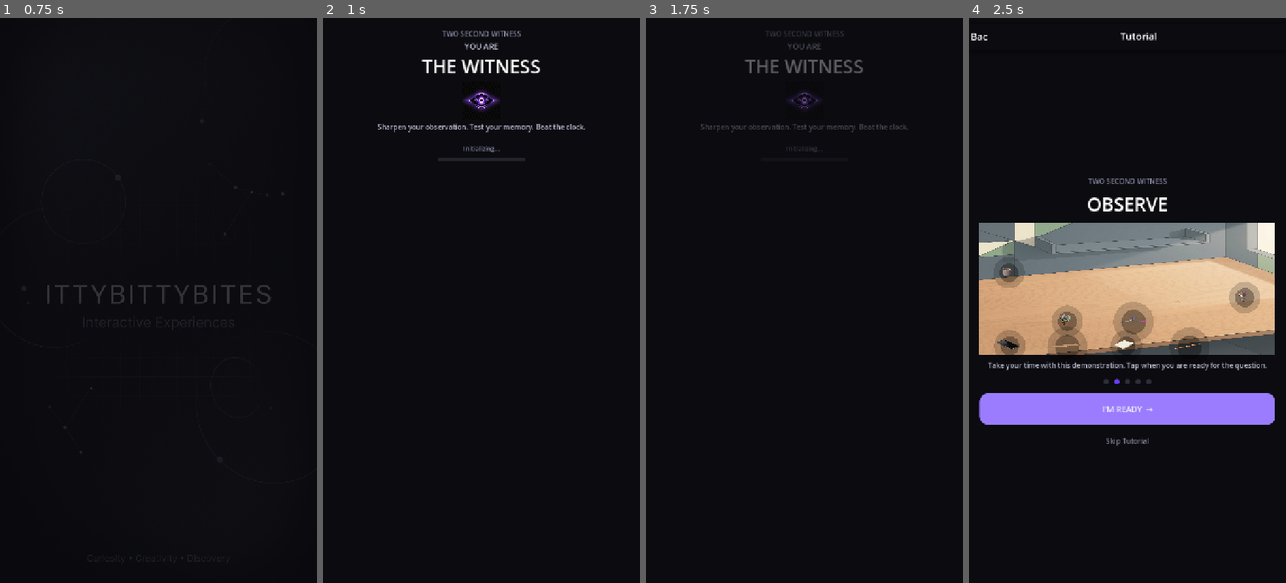
Above: before the commit, frames 1-4 (left to right).
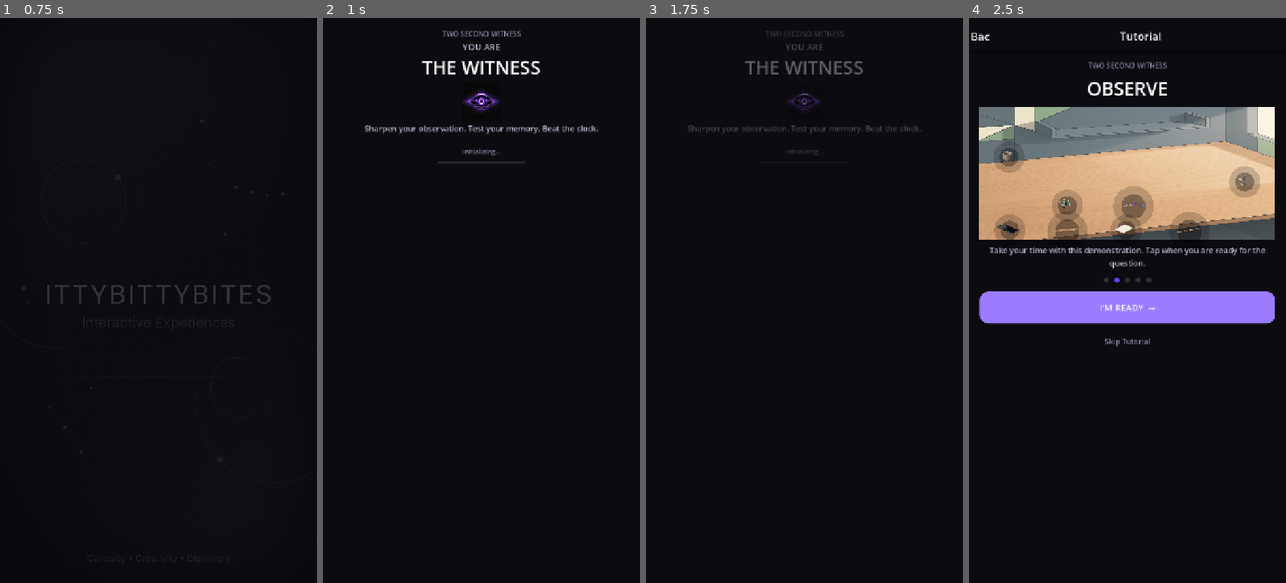
Above: after the commit, the same moments.

Repository: ITTYBITTYBITES/2-second-witness-mobile
Game: Godot game, scene res://src/ui/shell/AppShell.tscn
Same seed, same stepped clock (60 frames per second), same inputs: the game is played once before the commit and once after it.
Inputs (mouse positions are in pixels of both pictures, inside the frame that each line leads up to):
- Up to frame 1 (0.75 s): tap Enter at 0.5 s; move the mouse to (228, 272) at 0.52 s; click (228, 272) at 0.67 s
- Up to frame 2 (1 s): no input
- Up to frame 3 (1.75 s): tap Space at 1.25 s; drag from (741, 328) to (788, 413) at 1.27 s
- Up to frame 4 (2.5 s): click "SHOW ME →" at 2 s

Frame 1 is identical in both runs. In frame 2, 1.6% of the frame differs, in the area x 13-87%, y 4-26%; in frame 3, 0.7%; in frame 4, 47%, in the area x 0-97%, y 2-76%.

Commit message:
Phase 0.5: add mobile layout foundation
Co-authored-by: arena-agent <297053741+arena-agent@users.noreply.github.com>

Diff:
--- a/app/src/systems/theme/ThemeService.gd
+++ b/app/src/systems/theme/ThemeService.gd
@@ -47,19 +47,19 @@
 	"spacing_md": 16,
 	"spacing_lg": 24,
 	"spacing_xl": 32,
-	"touch_target_min": 48,
+	"touch_target_min": 56,
 	"safe_area_top": 0,
 	"safe_area_bottom": 0,
 	"typography": {
-		"display": {"size": 34, "weight": 700},
-		"headline": {"size": 26, "weight": 700},
-		"title": {"size": 22, "weight": 600},
-		"body": {"size": 18, "weight": 400},
-		"body_small": {"size": 16, "weight": 400},
-		"caption": {"size": 14, "weight": 500},
-		"label": {"size": 16, "weight": 600},
-		"label_small": {"size": 14, "weight": 600},
-		"button": {"size": 18, "weight": 600}
+		"display": {"size": 38, "weight": 700},
+		"headline": {"size": 30, "weight": 700},
+		"title": {"size": 25, "weight": 600},
+		"body": {"size": 20, "weight": 400},
+		"body_small": {"size": 18, "weight": 400},
+		"caption": {"size": 15, "weight": 500},
+		"label": {"size": 17, "weight": 600},
+		"label_small": {"size": 15, "weight": 600},
+		"button": {"size": 20, "weight": 600}
 	}
 }
 
@@ -96,19 +96,19 @@
 	"spacing_md": 16,
 	"spacing_lg": 24,
 	"spacing_xl": 32,
-	"touch_target_min": 48,
+	"touch_target_min": 56,
 	"safe_area_top": 0,
 	"safe_area_bottom": 0,
 	"typography": {
-		"display": {"size": 34, "weight": 700},
-		"headline": {"size": 26, "weight": 700},
-		"title": {"size": 22, "weight": 600},
-		"body": {"size": 18, "weight": 400},
-		"body_small": {"size": 16, "weight": 400},
-		"caption": {"size": 14, "weight": 500},
-		"label": {"size": 16, "weight": 600},
-		"label_small": {"size": 14, "weight": 600},
-		"button": {"size": 18, "weight": 600}
+		"display": {"size": 38, "weight": 700},
+		"headline": {"size": 30, "weight": 700},
+		"title": {"size": 25, "weight": 600},
+		"body": {"size": 20, "weight": 400},
+		"body_small": {"size": 18, "weight": 400},
+		"caption": {"size": 15, "weight": 500},
+		"label": {"size": 17, "weight": 600},
+		"label_small": {"size": 15, "weight": 600},
+		"button": {"size": 20, "weight": 600}
 	}
 }
 
--- a/app/src/ui/components/AppCard.gd
+++ b/app/src/ui/components/AppCard.gd
@@ -11,7 +11,7 @@
 ## Or in a .tscn: set script = ExtResource("AppCard.gd") on a PanelContainer
 
 @export var elevated: bool = false
-@export var padding: int = 16  # 16 = standard, use 24 for hero cards
+@export var padding: int = 20  # mobile standard; use 28 for hero cards
 
 func _ready() -> void:
 	_apply_theme()
--- a/app/src/ui/components/DailyExperienceCard.gd
+++ b/app/src/ui/components/DailyExperienceCard.gd
@@ -179,7 +179,7 @@
 	start_button.add_theme_stylebox_override("focus", hover)
 	start_button.add_theme_color_override("font_color", tokens.get("text_on_primary", Color.WHITE))
 	start_button.add_theme_font_size_override("font_size", ThemeService.get_font_size("button") if ThemeService else 18)
-	start_button.custom_minimum_size.y = 64
+	start_button.custom_minimum_size.y = 72
 
 func _on_start_pressed() -> void:
 	if _data.is_empty() or start_button.disabled:
--- a/app/src/ui/components/DailyExperienceCard.tscn
+++ b/app/src/ui/components/DailyExperienceCard.tscn
@@ -3,25 +3,25 @@
 [ext_resource type="Script" path="res://src/ui/components/DailyExperienceCard.gd" id="1_script"]
 
 [node name="DailyExperienceCard" type="PanelContainer"]
-custom_minimum_size = Vector2(0, 220)
+custom_minimum_size = Vector2(0, 320)
 layout_mode = 2
 size_flags_horizontal = 3
 script = ExtResource("1_script")
 
 [node name="Margin" type="MarginContainer" parent="."]
 layout_mode = 2
-theme_override_constants/margin_left = 20
-theme_override_constants/margin_right = 20
-theme_override_constants/margin_top = 20
-theme_override_constants/margin_bottom = 20
+theme_override_constants/margin_left = 24
+theme_override_constants/margin_right = 24
+theme_override_constants/margin_top = 24
+theme_override_constants/margin_bottom = 24
 
 [node name="VBox" type="VBoxContainer" parent="Margin"]
 layout_mode = 2
-theme_override_constants/separation = 12
+theme_override_constants/separation = 16
 
 [node name="Header" type="HBoxContainer" parent="Margin/VBox"]
 layout_mode = 2
-theme_override_constants/separation = 12
+theme_override_constants/separation = 16
 
 [node name="EyeIcon" type="TextureRect" parent="Margin/VBox/Header"]
 custom_minimum_size = Vector2(36, 36)
@@ -50,7 +50,7 @@
 autowrap_mode = 3
 
 [node name="ScenePreview" type="PanelContainer" parent="Margin/VBox"]
-custom_minimum_size = Vector2(0, 88)
+custom_minimum_size = Vector2(0, 128)
 layout_mode = 2
 
 [node name="PreviewMargin" type="MarginContainer" parent="Margin/VBox/ScenePreview"]
@@ -83,7 +83,7 @@
 size_flags_horizontal = 3
 
 [node name="StartButton" type="Button" parent="Margin/VBox"]
-custom_minimum_size = Vector2(0, 64)
+custom_minimum_size = Vector2(0, 72)
 layout_mode = 2
 text = "START WITNESS ROUND"
 focus_mode = 2
--- a/app/src/ui/components/ExperienceCard.gd
+++ b/app/src/ui/components/ExperienceCard.gd
@@ -67,7 +67,7 @@
 	if ThemeService:
 		ThemeService.apply_label_style(title_label, "title", "text_primary")
 		favorite_button.flat = true
-		favorite_button.custom_minimum_size = Vector2(48, 48)
+		favorite_button.custom_minimum_size = Vector2(56, 56)
 		favorite_button.add_theme_font_size_override("font_size", ThemeService.get_font_size("title"))
 		favorite_button.add_theme_color_override("font_color", tokens.get("warning", Color("#FFC84D")))
 		ThemeService.apply_label_style(lock_label, "label_small", "warning")
@@ -98,10 +98,10 @@
 	normal.corner_radius_top_right = 12
 	normal.corner_radius_bottom_left = 12
 	normal.corner_radius_bottom_right = 12
-	normal.content_margin_left = 14
-	normal.content_margin_right = 14
-	normal.content_margin_top = 10
-	normal.content_margin_bottom = 10
+	normal.content_margin_left = 18
+	normal.content_margin_right = 18
+	normal.content_margin_top = 13
+	normal.content_margin_bottom = 13
 	var hover: StyleBoxFlat = normal.duplicate()
 	hover.bg_color = normal.bg_color.lightened(0.08)
 	var pressed: StyleBoxFlat = normal.duplicate()
@@ -112,9 +112,10 @@
 	button.add_theme_stylebox_override("focus", hover)
 	button.add_theme_color_override("font_color", tokens.get("text_primary", Color.WHITE))
 	button.autowrap_mode = TextServer.AUTOWRAP_WORD_SMART
+	button.custom_minimum_size.y = maxf(button.custom_minimum_size.y, 60.0)
 	button.add_theme_font_size_override(
 		"font_size",
-		ThemeService.get_scaled_size(14) if ThemeService else 14
+		ThemeService.get_font_size("label") if ThemeService else 17
 	)
 
 func _style_mastery_bar(tokens: Dictionary) -> void:
--- a/app/src/ui/components/ExperienceCard.tscn
+++ b/app/src/ui/components/ExperienceCard.tscn
@@ -3,24 +3,24 @@
 [ext_resource type="Script" path="res://src/ui/components/ExperienceCard.gd" id="1_script"]
 
 [node name="ExperienceCard" type="PanelContainer"]
-custom_minimum_size = Vector2(0, 360)
+custom_minimum_size = Vector2(0, 448)
 layout_mode = 2
 size_flags_horizontal = 3
 script = ExtResource("1_script")
 
 [node name="Margin" type="MarginContainer" parent="."]
 layout_mode = 2
-theme_override_constants/margin_left = 16
-theme_override_constants/margin_right = 16
-theme_override_constants/margin_top = 16
-theme_override_constants/margin_bottom = 16
+theme_override_constants/margin_left = 22
+theme_override_constants/margin_right = 22
+theme_override_constants/margin_top = 22
+theme_override_constants/margin_bottom = 22
 
 [node name="VBox" type="VBoxContainer" parent="Margin"]
 layout_mode = 2
-theme_override_constants/separation = 10
+theme_override_constants/separation = 14
 
 [node name="Artwork" type="TextureRect" parent="Margin/VBox"]
-custom_minimum_size = Vector2(0, 144)
+custom_minimum_size = Vector2(0, 176)
 layout_mode = 2
 size_flags_horizontal = 3
 expand_mode = 1
@@ -28,7 +28,7 @@
 
 [node name="HeaderRow" type="HBoxContainer" parent="Margin/VBox"]
 layout_mode = 2
-theme_override_constants/separation = 10
+theme_override_constants/separation = 14
 
 [node name="Title" type="Label" parent="Margin/VBox/HeaderRow"]
 layout_mode = 2
@@ -37,7 +37,7 @@
 autowrap_mode = 3
 
 [node name="FavoriteButton" type="Button" parent="Margin/VBox/HeaderRow"]
-custom_minimum_size = Vector2(48, 48)
+custom_minimum_size = Vector2(56, 56)
 layout_mode = 2
 text = "☆"
 tooltip_text = "Add favorite"
@@ -71,7 +71,7 @@
 text = "0%"
 
 [node name="MasteryBar" type="ProgressBar" parent="Margin/VBox"]
-custom_minimum_size = Vector2(0, 8)
+custom_minimum_size = Vector2(0, 10)
 layout_mode = 2
 max_value = 100.0
 show_percentage = false
@@ -102,16 +102,16 @@
 
 [node name="BottomRow" type="HBoxContainer" parent="Margin/VBox"]
 layout_mode = 2
-theme_override_constants/separation = 10
+theme_override_constants/separation = 14
 
 [node name="TutorialButton" type="Button" parent="Margin/VBox/BottomRow"]
-custom_minimum_size = Vector2(0, 48)
+custom_minimum_size = Vector2(0, 60)
 layout_mode = 2
 size_flags_horizontal = 3
 text = "REPLAY TUTORIAL"
 
 [node name="PlayButton" type="Button" parent="Margin/VBox/BottomRow"]
-custom_minimum_size = Vector2(0, 48)
+custom_minimum_size = Vector2(0, 60)
 layout_mode = 2
 size_flags_horizontal = 3
 text = "PLAY NOW  →"
--- a/app/src/ui/components/ProgramCard.gd
+++ b/app/src/ui/components/ProgramCard.gd
@@ -54,7 +54,7 @@
 		ThemeService.apply_label_style(description_label, "body_small", "text_secondary")
 		ThemeService.apply_label_style(detail_label, "caption", "text_secondary")
 		ThemeService.apply_typography(action_button, "button")
-	action_button.custom_minimum_size.y = 52
+	action_button.custom_minimum_size.y = 64
 	action_button.add_theme_color_override("font_color", tokens.get("text_primary", Color.WHITE))
 	var button_style := StyleBoxFlat.new()
 	button_style.bg_color = Color(accent, 0.28) if bool(program.get("available", false)) else tokens.get("background_tertiary", Color("#24242C"))
--- a/app/src/ui/components/ProgramCard.tscn
+++ b/app/src/ui/components/ProgramCard.tscn
@@ -3,24 +3,24 @@
 [ext_resource type="Script" path="res://src/ui/components/ProgramCard.gd" id="1_script"]
 
 [node name="ProgramCard" type="PanelContainer"]
-custom_minimum_size = Vector2(0, 320)
+custom_minimum_size = Vector2(0, 392)
 layout_mode = 2
 size_flags_horizontal = 3
 script = ExtResource("1_script")
 
 [node name="Margin" type="MarginContainer" parent="."]
 layout_mode = 2
-theme_override_constants/margin_left = 16
-theme_override_constants/margin_right = 16
-theme_override_constants/margin_top = 16
-theme_override_constants/margin_bottom = 16
+theme_override_constants/margin_left = 22
+theme_override_constants/margin_right = 22
+theme_override_constants/margin_top = 22
+theme_override_constants/margin_bottom = 22
 
 [node name="VBox" type="VBoxContainer" parent="Margin"]
 layout_mode = 2
-theme_override_constants/separation = 10
+theme_override_constants/separation = 14
 
 [node name="Artwork" type="TextureRect" parent="Margin/VBox"]
-custom_minimum_size = Vector2(0, 116)
+custom_minimum_size = Vector2(0, 152)
 layout_mode = 2
 size_flags_horizontal = 3
 expand_mode = 1
@@ -28,7 +28,7 @@
 
 [node name="Header" type="HBoxContainer" parent="Margin/VBox"]
 layout_mode = 2
-theme_override_constants/separation = 10
+theme_override_constants/separation = 14
 
 [node name="Title" type="Label" parent="Margin/VBox/Header"]
 layout_mode = 2
@@ -48,7 +48,7 @@
 max_lines_visible = 2
 
 [node name="ProgressBar" type="ProgressBar" parent="Margin/VBox"]
-custom_minimum_size = Vector2(0, 8)
+custom_minimum_size = Vector2(0, 10)
 layout_mode = 2
 max_value = 3.0
 show_percentage = false
@@ -59,6 +59,6 @@
 autowrap_mode = 3
 
 [node name="ActionButton" type="Button" parent="Margin/VBox"]
-custom_minimum_size = Vector2(0, 52)
+custom_minimum_size = Vector2(0, 64)
 layout_mode = 2
 text = "START RUN"
--- a/app/src/ui/layout/ResponsiveLayout.gd
+++ b/app/src/ui/layout/ResponsiveLayout.gd
@@ -12,6 +12,7 @@
 ## This is a mobile game, not a responsive website. Screens must feel native.
 
 const DEFAULT_GUTTER: float = 20.0
+const MOBILE_BOTTOM_SCROLL_PADDING: float = 88.0
 ## Widths at or below this value get only the base edge gutter — no centering.
 ## 1280 sits above every common phone portrait logical width (incl. the 720
 ## design viewport and large phablets) while still catching tablet / foldable
@@ -20,7 +21,7 @@
 ## On very wide displays, keep content near the design width so cards and
 ## type remain comfortable. Only used when width > CENTERING_BREAKPOINT.
 const MAX_CONTENT_WIDTH: float = 720.0
-const MIN_TOUCH_TARGET: float = 48.0
+const MIN_TOUCH_TARGET: float = 56.0
 
 static func apply_centered_margin(
 	margin: MarginContainer,
@@ -48,6 +49,43 @@
 		return base_gutter
 	# Tablets / foldables / wide editor: center a design-width content column.
 	return maxf(base_gutter, (viewport_width - max_content_width) * 0.5)
+
+static func prepare_mobile_scroll(
+	scroll: ScrollContainer,
+	content: Control = null,
+	bottom_spacer: Control = null,
+	bottom_padding: float = MOBILE_BOTTOM_SCROLL_PADDING
+) -> void:
+	if scroll == null:
+		return
+	scroll.horizontal_scroll_mode = ScrollContainer.SCROLL_MODE_DISABLED
+	scroll.vertical_scroll_mode = ScrollContainer.SCROLL_MODE_AUTO
+	scroll.follow_focus = true
+	scroll.size_flags_horizontal = Control.SIZE_EXPAND_FILL
+	scroll.size_flags_vertical = Control.SIZE_EXPAND_FILL
+	var content_node: Control = content
+	if content_node == null:
+		for child: Node in scroll.get_children():
+			if child is Control:
+				content_node = child as Control
+				break
+	if content_node:
+		content_node.size_flags_horizontal = Control.SIZE_EXPAND_FILL
+		content_node.size_flags_vertical = Control.SIZE_SHRINK_BEGIN
+		content_node.custom_minimum_size.x = maxf(content_node.custom_minimum_size.x, scroll.size.x)
+	var spacer: Control = bottom_spacer
+	if spacer == null and content_node:
+		spacer = content_node.get_node_or_null("BottomSpacer") as Control
+	if spacer:
+		spacer.custom_minimum_size.y = maxf(spacer.custom_minimum_size.y, bottom_padding)
+
+static func prepare_scroll_descendants(node: Node) -> void:
+	if node == null:
+		return
+	if node is ScrollContainer:
+		prepare_mobile_scroll(node as ScrollContainer)
+	for child: Node in node.get_children():
+		prepare_scroll_descendants(child)
 
 static func scale_safe_area_insets(
 	safe_area: Rect2i,
--- a/app/src/ui/screens/ExperiencesScreen.gd
+++ b/app/src/ui/screens/ExperiencesScreen.gd
@@ -32,6 +32,7 @@
 
 func _apply_responsive_layout() -> void:
 	ResponsiveLayout.apply_centered_margin($MainMargin)
+	ResponsiveLayout.prepare_mobile_scroll(scroll, $MainMargin/Scroll/Content, $MainMargin/Scroll/Content/BottomSpacer)
 
 func _apply_theme() -> void:
 	var tokens: Dictionary = ThemeService.tokens if ThemeService else {}
--- a/app/src/ui/screens/HomeV2Screen.gd
+++ b/app/src/ui/screens/HomeV2Screen.gd
@@ -280,6 +280,11 @@
 
 func _apply_responsive_layout() -> void:
 	ResponsiveLayout.apply_centered_margin($MainMargin)
+	ResponsiveLayout.prepare_mobile_scroll(
+		$MainMargin/Scroll,
+		$MainMargin/Scroll/Content,
+		$MainMargin/Scroll/Content/BottomSpacer
+	)
 
 func _refresh_data() -> void:
 	var player_state: Dictionary = PlayerProgressService.get_player_state() if PlayerProgressService else {}
--- a/app/src/ui/screens/ProfileScreen.gd
+++ b/app/src/ui/screens/ProfileScreen.gd
@@ -75,6 +75,7 @@
 
 func _apply_responsive_layout() -> void:
 	ResponsiveLayout.apply_centered_margin($Margin)
+	ResponsiveLayout.prepare_mobile_scroll($Margin/Scroll, $Margin/Scroll/VBox, $Margin/Scroll/VBox/BottomSpacer)
 
 
 func _apply_theme() -> void:
--- a/app/src/ui/screens/ResultScreen.gd
+++ b/app/src/ui/screens/ResultScreen.gd
@@ -29,7 +29,13 @@
 	_ensure_wired()
 
 func _apply_responsive_layout() -> void:
-	ResponsiveLayout.apply_centered_margin($MainMargin, 16.0)
+	ResponsiveLayout.apply_centered_margin($MainMargin, 20.0)
+	ResponsiveLayout.prepare_mobile_scroll(
+		$MainMargin/Scroll,
+		$MainMargin/Scroll/Content,
+		$MainMargin/Scroll/Content/BottomSpacer,
+		104.0
+	)
 
 func _ensure_wired() -> void:
 	if replay_btn and not replay_btn.pressed.is_connected(_on_replay):
@@ -105,7 +111,7 @@
 		btn.add_theme_color_override("font_color", tokens.get("text_tertiary", Color("#8A8AA3")) if not tokens.is_empty() else Color("#8A8AA3"))
 		btn.add_theme_stylebox_override("hover", normal)
 		btn.add_theme_stylebox_override("pressed", normal)
-		btn.custom_minimum_size.y = 48
+		btn.custom_minimum_size.y = 56
 	else:
 		normal.bg_color = tokens.get("surface_elevated", Color("#2A2A36")) if not tokens.is_empty() else Color("#2A2A36")
 		normal.border_color = tokens.get("border", Color("#2E2E3A")) if not tokens.is_empty() else Color("#2E2E3A")
--- a/app/src/ui/screens/SettingsScreen.gd
+++ b/app/src/ui/screens/SettingsScreen.gd
@@ -74,6 +74,10 @@
 
 func _apply_responsive_layout() -> void:
 	ResponsiveLayout.apply_centered_margin($Margin)
+	var bottom_spacer: Control = null
+	if vbox:
+		bottom_spacer = vbox.get_node_or_null("BottomSpacer") as Control
+	ResponsiveLayout.prepare_mobile_scroll(scroll, vbox, bottom_spacer)
 
 
 func _apply_theme() -> void:
--- a/app/src/ui/shell/AppShell.gd
+++ b/app/src/ui/shell/AppShell.gd
@@ -132,6 +132,7 @@
 		_current_screen.visible = true
 		if _current_screen.has_method("on_navigated_to"):
 			_current_screen.call("on_navigated_to", params)
+		ResponsiveLayout.prepare_scroll_descendants(_current_screen)
 		ResponsiveLayout.enforce_touch_targets(_current_screen)
 		_animate_screen_in(route)
 		_record_screen_presented(route, CACHEABLE_ROUTES.has(route), started_at)
@@ -188,6 +189,7 @@
 				ErrorHandler.handle("SCREEN_LOAD_FAILED", "Failed to load %s" % route, {"route": route})
 	_current_route = route
 	if _current_screen:
+		ResponsiveLayout.prepare_scroll_descendants(_current_screen)
 		ResponsiveLayout.enforce_touch_targets(_current_screen)
 		_animate_screen_in(route)
 	_record_screen_presented(route, was_cached, started_at)
Not shown, changed: .github/project-state.yml
Not shown, changed: PROJECT_COMMAND_CENTER.md
Not shown, changed: docs/product/development-continuity/02_CURRENT_IMPLEMENTATION_STATE.md
Not shown, added: docs/product/flagship-master-plan/PHASE_0_5_MOBILE_LAYOUT_FOUNDATION_REPORT.md
Not shown, changed: pr_body.txt
